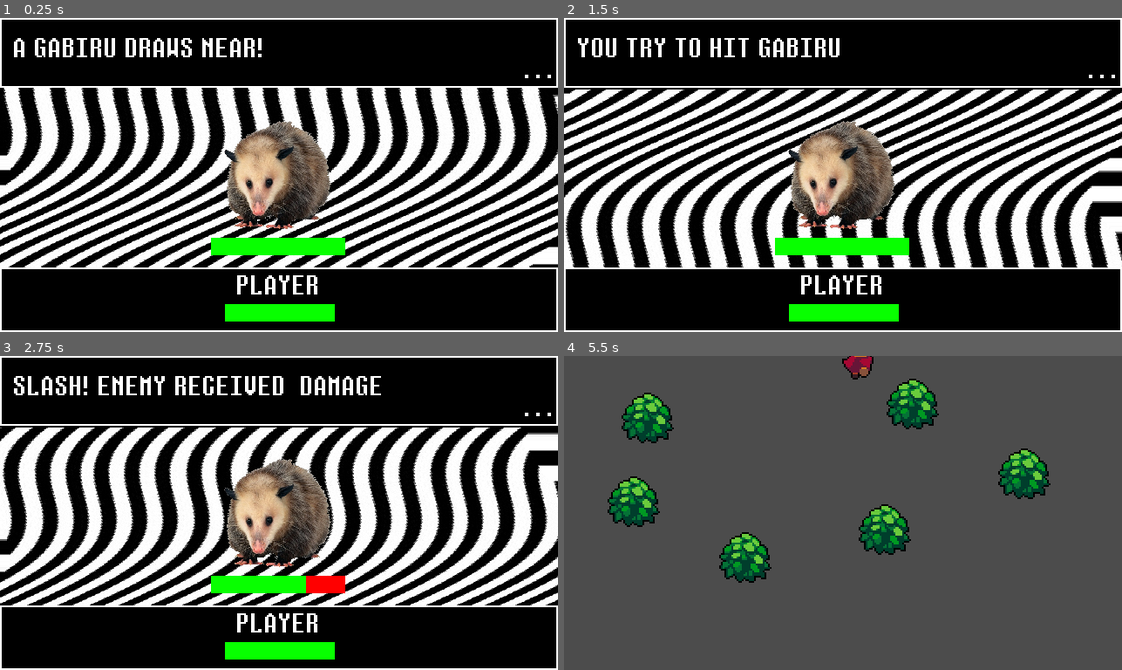
Above: before the commit, frames 1-4 (two rows, left to right).
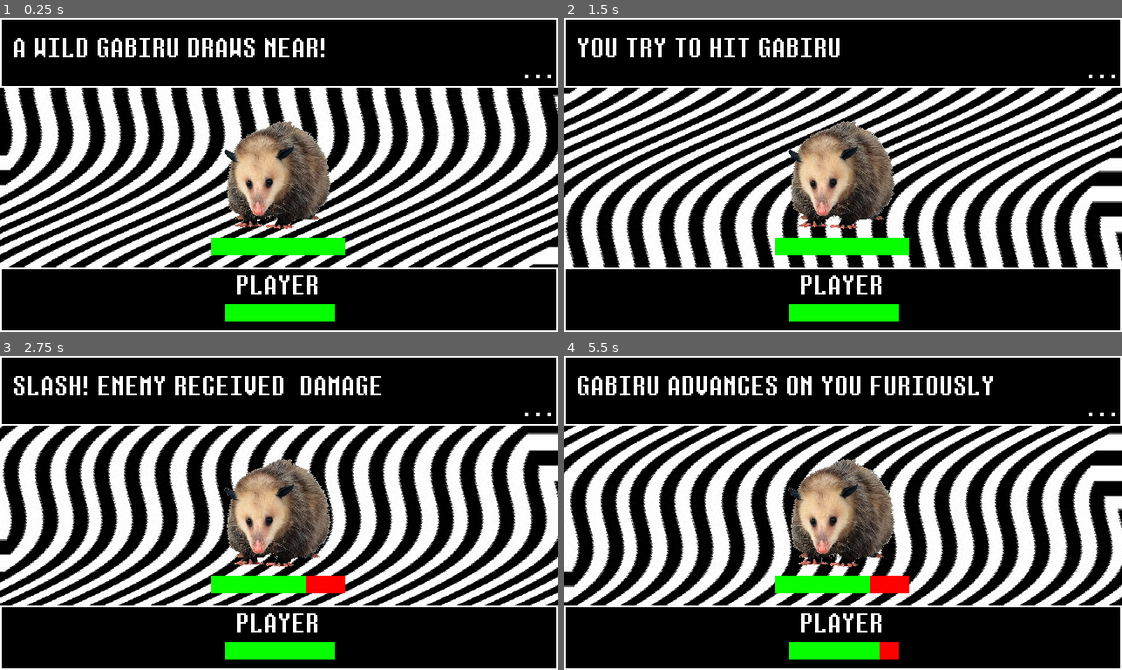
Above: after the commit, the same moments.

Repository: Fyre-Flye/pif_godot_project
Game: Godot game, scene res://Battle.tscn
Two runs of this game, one before a commit and one after it. Both use one fixed random seed, a clock stepped at 60 frames per second and the inputs below. This scene is started directly instead of the project's main scene.
Inputs (mouse positions are in pixels of both pictures, inside the frame that each line leads up to):
- Up to frame 1 (0.25 s): no input
- Up to frame 2 (1.5 s): tap Enter (ui_accept) at 0.5, 0.6, 0.77, 1.07 s; move the mouse to (965, 159) at 0.52 s; hold Right (ui_right) 0.53-1.25 s; click (965, 159) at 0.67 s; click "ATTACK" at 1.25 s
- Up to frame 3 (2.75 s): click (502, 390) at 2 s, where only the run before the commit has a clickable "RUN"
- Up to frame 4 (5.5 s): move the mouse to (731, 528) at 2.77 s; hold Down (ui_down) 2.78-3.53 s; tap Enter (ui_accept) at 2.85, 3.02, 3.32, 3.6, 5.1, 5.27 s; click (731, 528) at 2.92 s; move the mouse to (898, 443) at 3.52 s; hold Right (ui_right) 3.53-4.25 s; click (898, 443) at 3.67 s; click (731, 390) at 4.25 s, where only the run after the commit has a clickable "DEFEND"; move the mouse to (815, 575) at 5.02 s; hold Up (ui_up) from 5.03 s (still down); click (815, 575) at 5.17 s

The runs differ from the first frame. In frame 1, 1.1% of the frame differs, in the area x 6-59%, y 6-13%; in frame 2, 0.3%; in frame 3, 0.3%; in frame 4, 98%, in the area x 0-100%, y 0-100%.

Commit message:
attack/defend/run battlesystem features

Diff:
--- a/Battle.tscn
+++ b/Battle.tscn
@@ -11,6 +11,10 @@
 [ext_resource path="res://Music and Sounds/Hurt.wav" type="AudioStream" id=9]
 [ext_resource path="res://Music and Sounds/Evade.wav" type="AudioStream" id=10]
 [ext_resource path="res://Music and Sounds/Menu Select.wav" type="AudioStream" id=11]
+[ext_resource path="res://Music and Sounds/Unpause.wav" type="AudioStream" id=12]
+[ext_resource path="res://Music and Sounds/Pause.wav" type="AudioStream" id=13]
+[ext_resource path="res://Music and Sounds/Mother 1Mother 2 Victory Theme Mashu.wav" type="AudioStream" id=14]
+[ext_resource path="res://Music and Sounds/EnemyDie.wav" type="AudioStream" id=15]
 
 [sub_resource type="ShaderMaterial" id=6]
 shader = ExtResource( 3 )
@@ -60,6 +64,21 @@
 border_width_right = 1
 border_width_bottom = 1
 border_color = Color( 1, 1, 1, 1 )
+
+[sub_resource type="Animation" id=14]
+resource_name = "EnemyDied"
+tracks/0/type = "value"
+tracks/0/path = NodePath("BattleBG/Enemy:modulate")
+tracks/0/interp = 1
+tracks/0/loop_wrap = true
+tracks/0/imported = false
+tracks/0/enabled = true
+tracks/0/keys = {
+"times": PoolRealArray( 0, 1 ),
+"transitions": PoolRealArray( 1, 1 ),
+"update": 0,
+"values": [ Color( 1, 1, 1, 1 ), Color( 1, 1, 1, 0 ) ]
+}
 
 [sub_resource type="Animation" id=10]
 length = 0.001
@@ -98,6 +117,18 @@
 "transitions": PoolRealArray( 1 ),
 "update": 0,
 "values": [ Vector2( 0, 0 ) ]
+}
+tracks/3/type = "value"
+tracks/3/path = NodePath("ActionPanel/Actions:modulate")
+tracks/3/interp = 1
+tracks/3/loop_wrap = true
+tracks/3/imported = false
+tracks/3/enabled = true
+tracks/3/keys = {
+"times": PoolRealArray( 0 ),
+"transitions": PoolRealArray( 1 ),
+"update": 0,
+"values": [ Color( 1, 1, 1, 1 ) ]
 }
 
 [sub_resource type="Animation" id=12]
@@ -130,6 +161,22 @@
 "transitions": PoolRealArray( 1, 1, 1, 1, 1, 1, 1 ),
 "update": 0,
 "values": [ Color( 1, 1, 1, 1 ), Color( 1, 1, 1, 0 ), Color( 1, 1, 1, 1 ), Color( 1, 1, 1, 0 ), Color( 1, 1, 1, 1 ), Color( 1, 1, 1, 0 ), Color( 1, 1, 1, 1 ) ]
+}
+
+[sub_resource type="Animation" id=13]
+resource_name = "mini_screen_shake"
+length = 0.5
+tracks/0/type = "value"
+tracks/0/path = NodePath("Camera2D:position")
+tracks/0/interp = 2
+tracks/0/loop_wrap = true
+tracks/0/imported = false
+tracks/0/enabled = true
+tracks/0/keys = {
+"times": PoolRealArray( 0, 0.1, 0.2, 0.3, 0.4, 0.5 ),
+"transitions": PoolRealArray( 1, 1, 1, 1, 1, 1 ),
+"update": 0,
+"values": [ Vector2( -2, -2 ), Vector2( 10, 10 ), Vector2( -4, 10 ), Vector2( 10, -10 ), Vector2( 2, -8 ), Vector2( 0, 0 ) ]
 }
 
 [node name="Battle" type="Control"]
@@ -188,38 +235,6 @@
 anchor_right = 1.0
 anchor_bottom = 1.0
 
-[node name="Enemy" type="TextureRect" parent="BattleBG/Enemy"]
-modulate = Color( 1, 1, 1, 0 )
-anchor_left = 1.0
-anchor_top = 0.5
-anchor_right = 1.0
-anchor_bottom = 0.5
-margin_left = -292.857
-margin_top = -65.7143
-margin_right = 207.143
-margin_bottom = 434.286
-rect_scale = Vector2( 0.2, 0.2 )
-texture = ExtResource( 2 )
-
-[node name="ProgressBarEnemy" type="ProgressBar" parent="BattleBG/Enemy/Enemy"]
-anchor_left = 0.5
-anchor_top = 0.5
-anchor_right = 0.5
-anchor_bottom = 0.5
-margin_left = -271.429
-margin_top = 242.857
-margin_right = 278.571
-margin_bottom = 313.857
-custom_styles/fg = SubResource( 1 )
-custom_styles/bg = SubResource( 2 )
-step = 1.0
-value = 50.0
-percent_visible = false
-
-[node name="EnemyContainer" type="VBoxContainer" parent="BattleBG/Enemy/Enemy"]
-anchor_right = 1.0
-anchor_bottom = 1.0
-
 [node name="ActionPanel" type="Panel" parent="."]
 anchor_left = 0.5
 anchor_top = 0.103
@@ -403,9 +418,11 @@
 autoplay = true
 
 [node name="AnimationPlayer" type="AnimationPlayer" parent="."]
+anims/EnemyDied = SubResource( 14 )
 anims/RESET = SubResource( 10 )
 anims/Screenshake = SubResource( 12 )
 anims/enemy_damaged = SubResource( 11 )
+anims/mini_screen_shake = SubResource( 13 )
 
 [node name="Camera2D" type="Camera2D" parent="."]
 anchor_mode = 0
@@ -423,5 +440,19 @@
 [node name="RunAway" type="AudioStreamPlayer" parent="."]
 stream = ExtResource( 10 )
 
+[node name="ActionConfirm" type="AudioStreamPlayer" parent="."]
+stream = ExtResource( 12 )
+
+[node name="Defended" type="AudioStreamPlayer" parent="."]
+stream = ExtResource( 13 )
+
+[node name="Victory" type="AudioStreamPlayer" parent="."]
+stream = ExtResource( 14 )
+volume_db = -20.0
+
+[node name="EnemyDied" type="AudioStreamPlayer" parent="."]
+stream = ExtResource( 15 )
+
 [connection signal="pressed" from="ActionPanel/Actions/Attack" to="." method="_on_Attack_pressed"]
+[connection signal="pressed" from="ActionPanel/Actions/Defend" to="." method="_on_Defend_pressed"]
 [connection signal="pressed" from="ActionPanel/Actions/Run" to="." method="_on_Run_pressed"]
--- a/project.godot
+++ b/project.godot
@@ -57,4 +57,5 @@
 
 [rendering]
 
+environment/default_clear_color=Color( 0, 0, 0, 1 )
 environment/default_environment="res://default_env.tres"
--- a/src/Battle.gd
+++ b/src/Battle.gd
@@ -6,6 +6,7 @@
 
 var current_player_health = 0
 var current_enemy_health = 0
+var is_defending = false
 
 func _ready():
 	set_health($BattleBG/Enemy/ProgressBarEnemy, enemy.health, enemy.health)
@@ -18,7 +19,7 @@
 	$TextBox.hide()
 	$ActionPanel.hide()
 
-	display_text("A %s DRAWS NEAR!" % enemy.name.to_upper())
+	display_text("A WILD %s DRAWS NEAR!" % enemy.name.to_upper())
 	yield(self, "textbox_closed")
 	$Select.play()
 	$ActionPanel.show()
@@ -30,15 +31,17 @@
 
 func _input(event):
 	if (Input.is_action_just_pressed("ui_accept") or Input.is_mouse_button_pressed(BUTTON_LEFT)) and $TextBox.visible:
+		yield(get_tree().create_timer(0.05), "timeout")
 		$TextBox.hide()
 		emit_signal("textbox_closed")
 
 func display_text(text):
+	$ActionPanel.hide()
 	$TextBox.show()
 	$TextBox/BattleText.text = text
 
 func _on_Run_pressed():
-	$Select.play()
+	$ActionConfirm.play()
 	display_text("YOU ESCAPE!")
 	yield(self, "textbox_closed")
 	$Select.play()
@@ -50,23 +53,30 @@
 func enemy_turn():
 	display_text("%s ADVANCES ON YOU FURIOUSLY"% enemy.name.to_upper())
 	yield(self, "textbox_closed")
-	$Select.play()
 
-	current_player_health = max(0, current_player_health - enemy.damage)
-	set_health($PlayerPanel/PlayerData/ProgressBarPlayer, current_player_health, enemy.health)
-	print(current_enemy_health)
-
-	$AnimationPlayer.play("Screenshake")
-	$HitPlayer.play()
-	yield($AnimationPlayer, "animation_finished")
-
-	display_text("SLASH! YOU RECEIVED %d DAMAGE" % enemy.damage) # TODO fonte atual não tem numeros, trocar de fonte
-	yield(self, "textbox_closed")
-	$Select.play()
-
+	if is_defending:
+		is_defending = false
+		$HitPlayer.play()
+		$AnimationPlayer.play("mini_screen_shake")
+		yield($AnimationPlayer, "animation_finished")
+		display_text("BLOCKED! YOU DEFENDED SUCESSFULLY!")
+		$Defended.play()
+		yield(self, "textbox_closed")
+		$Select.play()
+	else:
+		current_player_health = max(0, current_player_health - enemy.damage)
+		set_health($PlayerPanel/PlayerData/ProgressBarPlayer, current_player_health, enemy.health)
+		print("Enemy: %d" % current_enemy_health)
+		$AnimationPlayer.play("Screenshake")
+		$HitPlayer.play()
+		yield($AnimationPlayer, "animation_finished")
+		display_text("SLASH! YOU RECEIVED %d DAMAGE" % enemy.damage) # TODO fonte atual não tem numeros, trocar de fonte
+		yield(self, "textbox_closed")
+		$Select.play()
+	$ActionPanel.show()
 
 func _on_Attack_pressed():
-	$Select.play()
+	$ActionConfirm.play()
 	display_text("YOU TRY TO HIT %s" % enemy.name.to_upper())
 	yield(self, "textbox_closed")
 	$Select.play()
@@ -82,4 +92,31 @@
 	yield(self, "textbox_closed")
 	$Select.play()
 
+	if current_enemy_health == 0:
+		display_text("%s WAS DEFEATED!" % enemy.name.to_upper())
+		yield(self, "textbox_closed")
+		$Select.play()
+		$OST.stop()
+		$AnimationPlayer.play("EnemyDied")
+		$EnemyDied.play()
+		yield($AnimationPlayer, "animation_finished")
+		display_text("YOU WIN!")
+		$Victory.play()
+		yield(self, "textbox_closed")
+		$Select.play()
+		display_text("YOU GOT: XP")
+		yield(self, "textbox_closed")
+		$Select.play()
+		yield(get_tree().create_timer(0.25), "timeout")
+
+		get_tree().change_scene("res://World.tscn")
 	enemy_turn()
+
+func _on_Defend_pressed():
+	is_defending = true
+	$ActionConfirm.play()
+	display_text("YOU TRY TO DEFEND A BASH FROM %s" % enemy.name.to_upper())
+	yield(self, "textbox_closed")
+	$Select.play()
+	yield(get_tree().create_timer(0.25), "timeout")
+	enemy_turn()
Not shown: 1 places in Battle.tscn that only renumber resources
Not shown, added: Music and Sounds/Mother 1Mother 2 Victory Theme Mashu.wav.import
Not shown, added: Music and Sounds/Mother 1Mother 2 Victory Theme Mashu.wav
